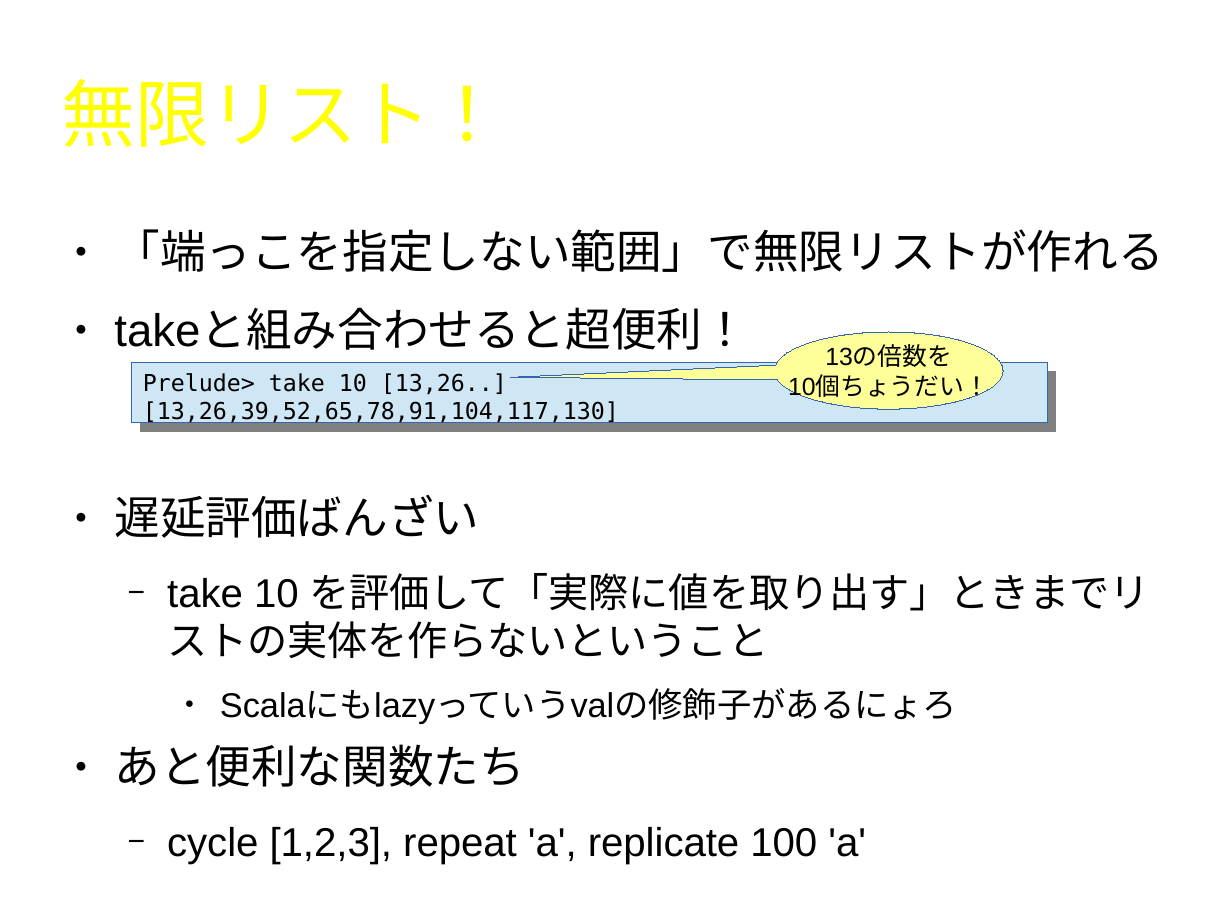
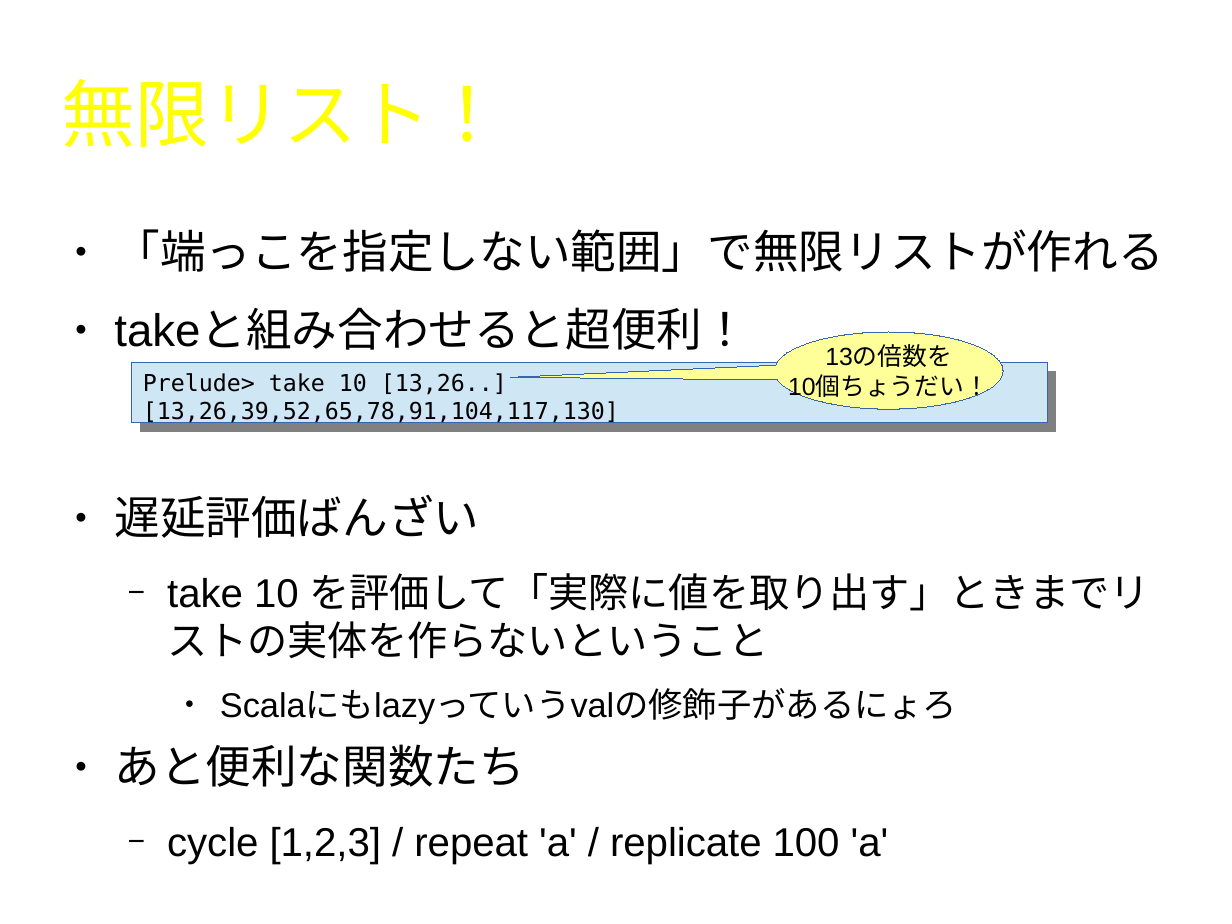
Before and after one commit to naruoga/LYaHfGGreadingMIS, a slide deck: slide 17 of 201310/LYaHfGG1.odp. Drawn at 1232x924 pixels with LibreOffice and Linux fonts; fonts in the diff are those of the drawing; background and template pictures are left out. Boxes give left, top, right and bottom in pixels: in the first picture for what was removed or moved away, otherwise in the second. Text is boxed around its words. In the diff, an @@ line names an element or a change of style, - is before the commit and + after.

Commit message:
work in progress

```diff
--- a/201310/LYaHfGG1.odp
+++ b/201310/LYaHfGG1.odp
@@ text at (x1=167, y1=827, x2=889, y2=864): text changed @@
-  − cycle [1,2,3], repeat 'a', replicate 100 'a'
+  − cycle [1,2,3] / repeat 'a' / replicate 100 'a'
```
Also in this commit, not shown: 1 slide added.
